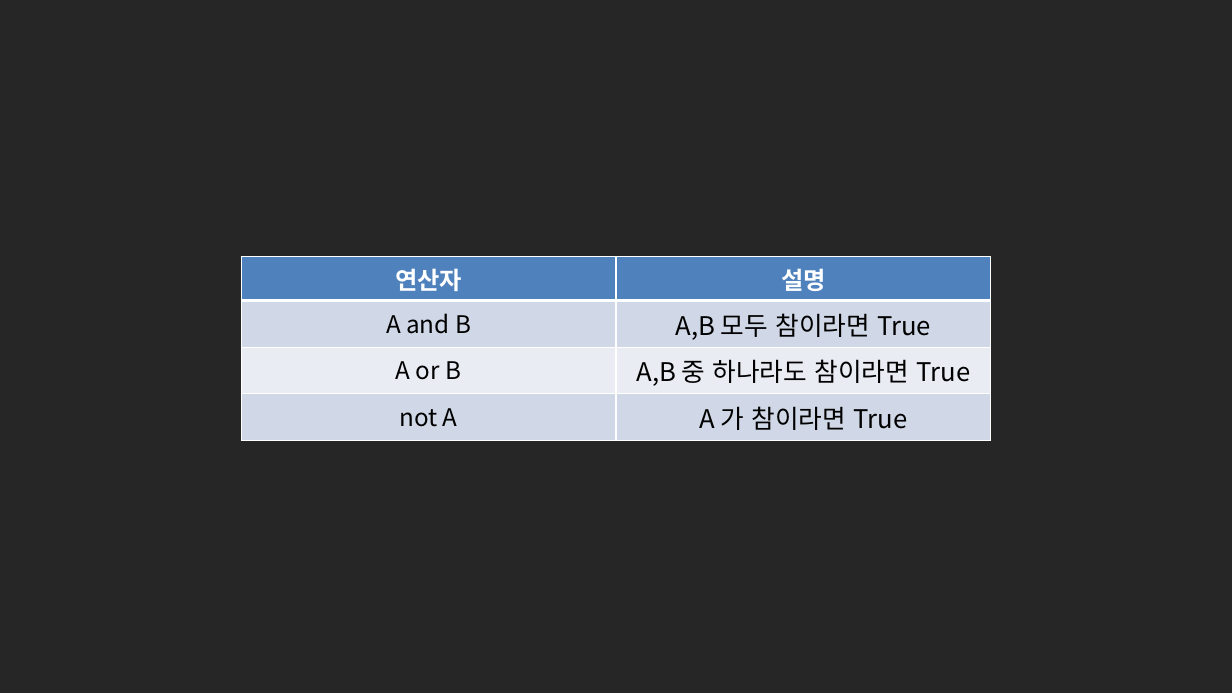
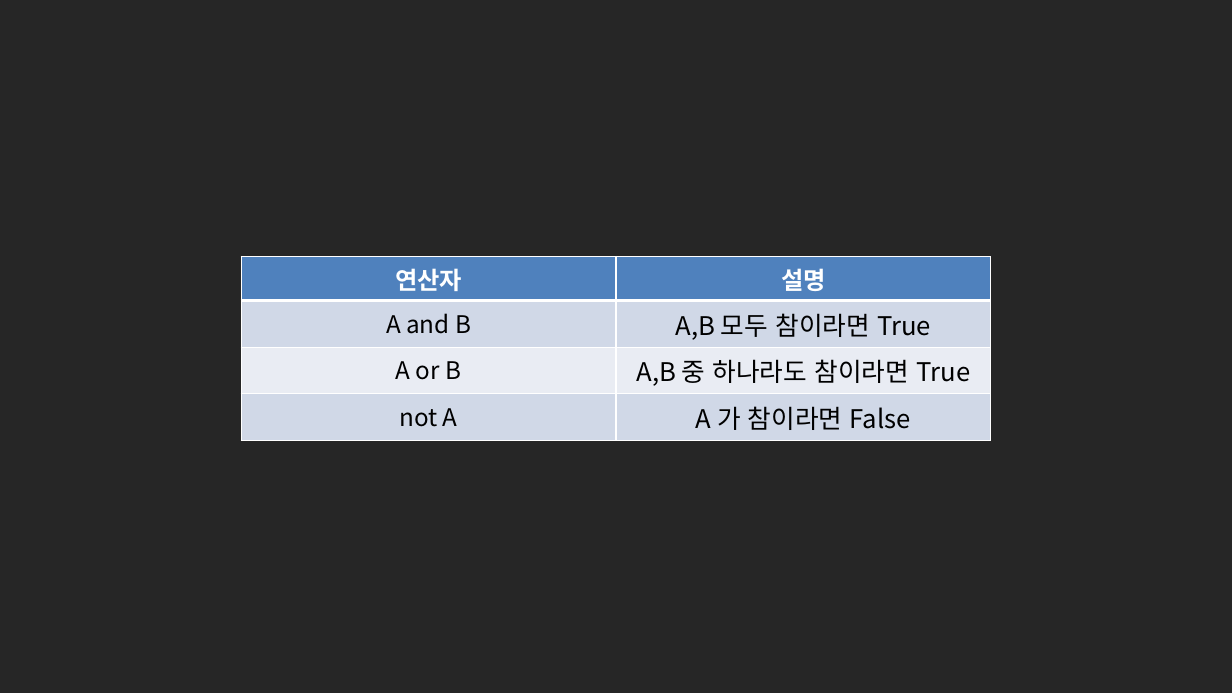
Before and after one commit to kwonkijun/python, a slide deck: slide 18 of 파이썬기초(PPT)/NEW_2021버전/파이썬 기초 4강_연산.pptx (slide 16 before the commit). Drawn at 1232x693 pixels with LibreOffice and Linux fonts; fonts in the diff are those of the drawing. Boxes give left, top, right and bottom in pixels: in the first picture for what was removed or moved away, otherwise in the second. Text is boxed around its words. In the diff, an @@ line names an element or a change of style, - is before the commit and + after.

```diff
--- a/파이썬기초(PPT)/NEW_2021버전/파이썬 기초 4강_연산.pptx
+++ b/파이썬기초(PPT)/NEW_2021버전/파이썬 기초 4강_연산.pptx
@@ table at <box>241,256,992,436</box> @@
-row 4, column 2: A 가 참이라면 True
+row 4, column 2: A 가 참이라면 False
```
Also in this commit, not shown: 2 other slides changed, 3 slides added, 13 other files.
